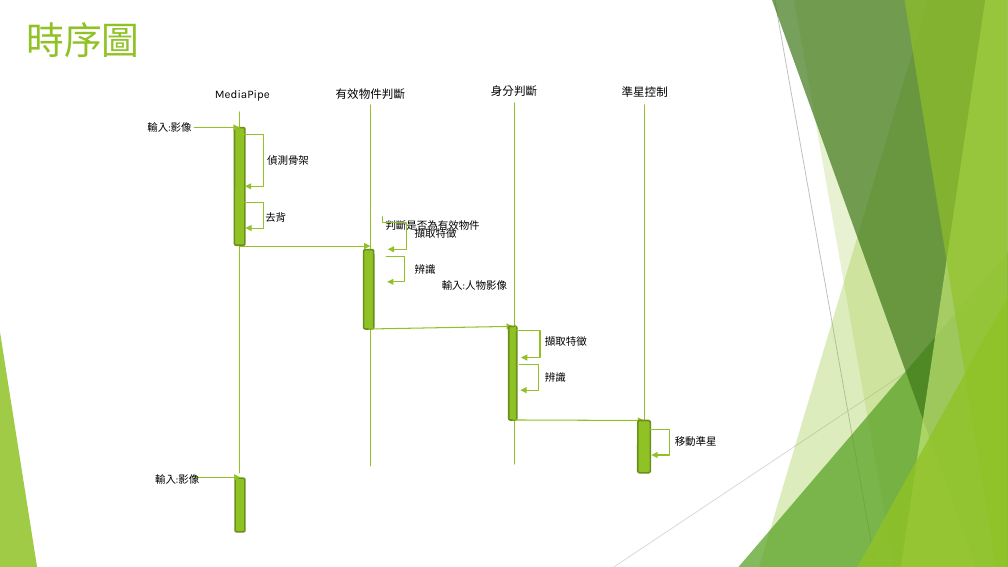
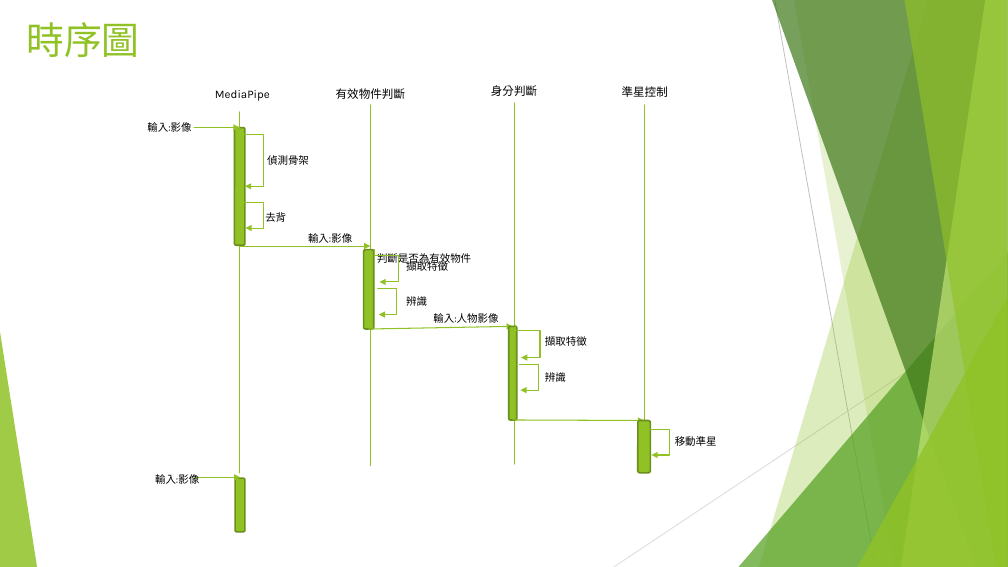
Before and after one commit to jackxj059/111Mlearn-cheatbot, a slide deck: slide 6 of document/finalProject.pptx. Drawn at 1008x567 pixels with LibreOffice and Linux fonts; fonts in the diff are those of the drawing. Boxes give left, top, right and bottom in pixels: in the first picture for what was removed or moved away, otherwise in the second. Text is boxed around its words. In the diff, an @@ line names an element or a change of style, - is before the commit and + after.

```diff
--- a/document/finalProject.pptx
+++ b/document/finalProject.pptx
@@ text added at (308, 233, 352, 243), 10 pt, text #000000 @@
+輸入:影像
@@ text "判斷是否為有效物件": place and size @@
-text "判斷是否為有效物件" at (386, 218, 480, 232)
+text "判斷是否為有效物件" at (377, 251, 471, 265)
@@ 3 texts, 2 elbow arrows: place and size @@
-3 texts, 2 elbow arrows at (383, 217, 507, 290)
+3 texts, 2 elbow arrows at (374, 250, 498, 323)
```
Also in this commit, not shown: 3 other slides changed.
